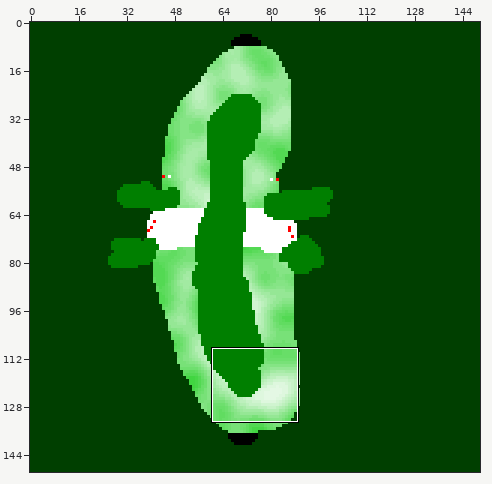
Sprite sheet -- Run/Assets/Textures/Maps/tutorial5.png. Above, an overview of the earlier version with the close-up marked.
Close-up. Before:
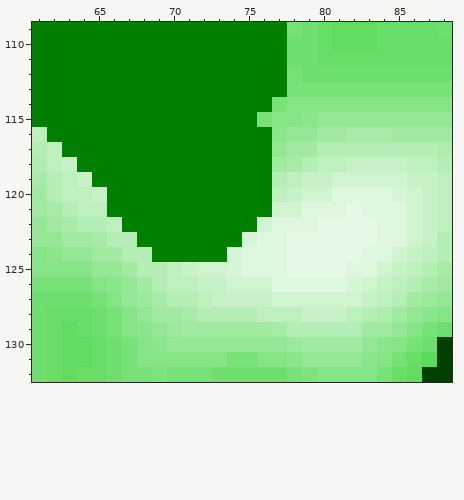
The file is 150x150 pixels. Colours within 5 levels of each other are drawn and written as one. Shown: x 61..88, y 109..132.
The result:
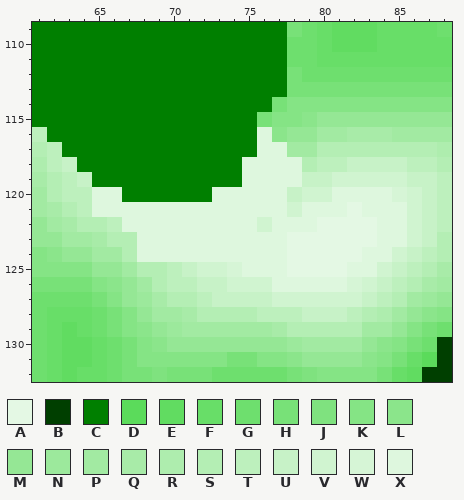
Palette (. is transparent): A #e4f8e4  B #003f00  C #007f00  D #5bdb5b  E #61dc61  F #68de68  G #6edf6e  H #78e178  J #7fe27f  K #85e485  L #8be58b  M #95e795  N #9ce99c  P #a2eaa2  Q #a8eba8  R #aeedae  S #b4eeb4  T #bdf0bd  U #c7f2c7  V #d0f4d0  W #d6f5d6  X #def7de
The exact change:
@@ x 63..80 @@
 115 CCCCCCCCCCCCCHKKLM
-116 CCCCCCCCCCCCCCLMMP
-117 CCCCCCCCCCCCCCMPPS
-118 UCCCCCCCCCCCCCPQST
-119 TUCCCCCCCCCCCCSTUU
-120 TTUCCCCCCCCCCCTUVV
-121 STTCCCCCCCCCCCVVXX
-122 QSSTCCCCCCCCCVXXXA
-123 PPQSSCCCCCCCWXXAAA
-124 MMPPSSCCCCCWXXXAAA
+116 CCCCCCCCCCCCCXLMMP
+117 CCCCCCCCCCCCCXXPPS
+118 UCCCCCCCCCCCXXXXST
+119 TUCCCCCCCCCCXXXXUU
+120 TTXXCCCCCCXXXXXUVV
+121 STXXXXXXXXXXXXXVXX
+122 QSSTXXXXXXXXXVXXXA
+123 PPQSSXXXXXXXXXXAAA
+124 MMPPSXXXXXXXXXXAAA
 125 KKMMPSSTUVVWXXXAAA
Changed places in both close-ups, as pixel boxes (x1, y1, x2, y2):
changed: (92, 127, 302, 262)
